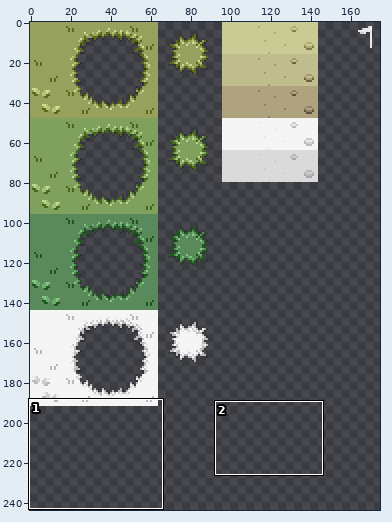
A sprite sheet gets an edit: assets/grass_tileset_16x16.png. Above, an overview of the earlier version with the close-up marked.
Close-up. Before:
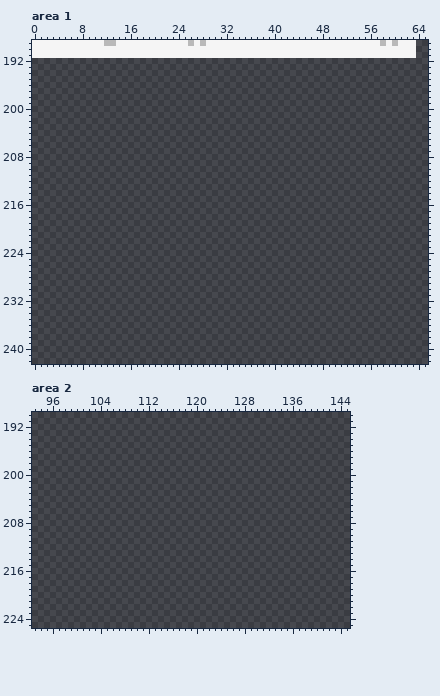
The file is 256x256 pixels. Colours within 5 levels of each other are drawn and written as one. Shown: area 1: x 0..65, y 189..242; area 2: x 93..145, y 190..225. The wide view leaves out empty margins. The commit also changed other parts of the picture, which this record leaves out.
After:
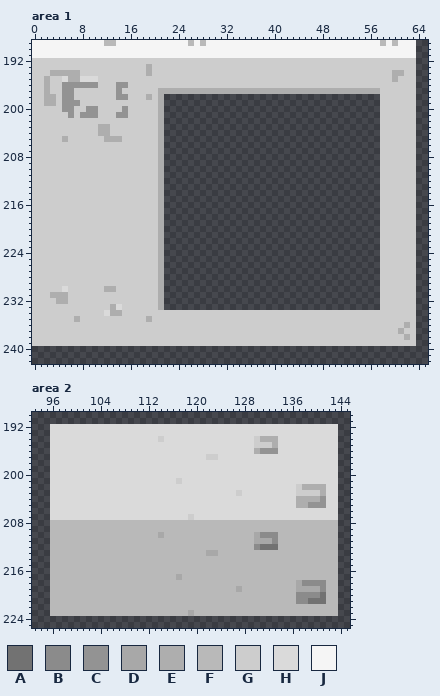
Palette (. is transparent): A #727272  B #8b8b8b  C #939393  D #a8a8a8  E #aeaeae  F #b9b9b9  G #cdcdcd  H #dadada  J #f5f5f5
Change:
Changed rows in their new state; - is an unchanged pixel.
Area 1:
first column x 0:
192 GGGGGGGGGGGGGGGGGGGGGGGGGGGGGGGGGGGGGGGGGGGGGGGGGGGGGGGGGGGGGGGG
193 GGGGGGGGGGGGGGGGGGGEGGGGGGGGGGGGGGGGGGGGGGGGGGGGGGGGGGGGGGGGGGGG
194 GGGEEEEEGGGGGGGGGGGEGGGGGGGGGGGGGGGGGGGGGGGGGGGGGGGGGGGGGGGGEEGG
195 GGEGGHEEHHHGGGGGGGGGGGGGGGGGGGGGGGGGGGGGGGGGGGGGGGGGGGGGGGGGEGGG
196 GGEGGCCCCCCGGGCCGGGGGGGGGGGGGGGGGGGGGGGGGGGGGGGGGGGGGGGGGGGGGGGG
197 GGEGGCCGGGGGGGCGGGGGGEEEEEEEEEEEEEEEEEEEEEEEEEEEEEEEEEEEEEGGGGGG
198 GGEEGCCGGGGGGGCCGGGEGE------------------------------------GGGGGG
199 GGEEGCCCGGGGGGGGGGGGGE------------------------------------GGGGGG
200 GGGGGCCGGCCGGGGCGGGGGE------------------------------------GGGGGG
201 GGGGGGCGCCCGGGCCGGGGGE------------------------------------GGGGGG
202 GGGGGGGGGGGGGGGGGGGGGE------------------------------------GGGGGG
203 GGGGGGGGGGGEEGGGGGGGGE------------------------------------GGGGGG
204 GGGGGGGGGGGEEGGGGGGGGE------------------------------------GGGGGG
205 GGGGGEGGGGGGEEEGGGGGGE------------------------------------GGGGGG
206 GGGGGGGGGGGGGGGGGGGGGE------------------------------------GGGGGG
207 GGGGGGGGGGGGGGGGGGGGGE------------------------------------GGGGGG
208 GGGGGGGGGGGGGGGGGGGGGE------------------------------------GGGGGG
209 GGGGGGGGGGGGGGGGGGGGGE------------------------------------GGGGGG
210 GGGGGGGGGGGGGGGGGGGGGE------------------------------------GGGGGG
211 GGGGGGGGGGGGGGGGGGGGGE------------------------------------GGGGGG
212 GGGGGGGGGGGGGGGGGGGGGE------------------------------------GGGGGG
213 GGGGGGGGGGGGGGGGGGGGGE------------------------------------GGGGGG
214 GGGGGGGGGGGGGGGGGGGGGE------------------------------------GGGGGG
215 GGGGGGGGGGGGGGGGGGGGGE------------------------------------GGGGGG
216 GGGGGGGGGGGGGGGGGGGGGE------------------------------------GGGGGG
217 GGGGGGGGGGGGGGGGGGGGGE------------------------------------GGGGGG
218 GGGGGGGGGGGGGGGGGGGGGE------------------------------------GGGGGG
219 GGGGGGGGGGGGGGGGGGGGGE------------------------------------GGGGGG
220 GGGGGGGGGGGGGGGGGGGGGE------------------------------------GGGGGG
221 GGGGGGGGGGGGGGGGGGGGGE------------------------------------GGGGGG
222 GGGGGGGGGGGGGGGGGGGGGE------------------------------------GGGGGG
223 GGGGGGGGGGGGGGGGGGGGGE------------------------------------GGGGGG
224 GGGGGGGGGGGGGGGGGGGGGE------------------------------------GGGGGG
225 GGGGGGGGGGGGGGGGGGGGGE------------------------------------GGGGGG
226 GGGGGGGGGGGGGGGGGGGGGE------------------------------------GGGGGG
227 GGGGGGGGGGGGGGGGGGGGGE------------------------------------GGGGGG
228 GGGGGGGGGGGGGGGGGGGGGE------------------------------------GGGGGG
229 GGGGGGGGGGGGGGGGGGGGGE------------------------------------GGGGGG
230 GGGGGHGGGGGGEEGGGGGGGE------------------------------------GGGGGG
231 GGGEEEGGGGGGGGGGGGGGGE------------------------------------GGGGGG
232 GGGGEEGGGGGGGGGGGGGGGE------------------------------------GGGGGG
233 GGGGGGGGGGGGGEHGGGGGGE------------------------------------GGGGGG
234 GGGGGGGGGGGGHEEGGGGGGGGGGGGGGGGGGGGGGGGGGGGGGGGGGGGGGGGGGGGGGGGG
235 GGGGGGGEGGGGGGGGGGGEGGGGGGGGGGGGGGGGGGGGGGGGGGGGGGGGGGGGGGGGGGGG
236 GGGGGGGGGGGGGGGGGGGGGGGGGGGGGGGGGGGGGGGGGGGGGGGGGGGGGGGGGGGGGGEG
237 GGGGGGGGGGGGGGGGGGGGGGGGGGGGGGGGGGGGGGGGGGGGGGGGGGGGGGGGGGGGGEGG
238 GGGGGGGGGGGGGGGGGGGGGGGGGGGGGGGGGGGGGGGGGGGGGGGGGGGGGGGGGGGGGGEG
239 GGGGGGGGGGGGGGGGGGGGGGGGGGGGGGGGGGGGGGGGGGGGGGGGGGGGGGGGGGGGGGGG
Area 2:
first column x 96:
192 HHHHHHHHHHHHHHHHHHHHHHHHHHHHHHHHHHHHHHHHHHHHHHHH
193 HHHHHHHHHHHHHHHHHHHHHHHHHHHHHHHHHHHHHHHHHHHHHHHH
194 HHHHHHHHHHHHHHHHHHGHHHHHHHHHHHHHHHGEEEHHHHHHHHHH
195 HHHHHHHHHHHHHHHHHHHHHHHHHHHHHHHHHHGGGEHHHHHHHHHH
196 HHHHHHHHHHHHHHHHHHHHHHHHHHHHHHHHHHECCCHHHHHHHHHH
197 HHHHHHHHHHHHHHHHHHHHHHHHHHGGHHHHHHHHHHHHHHHHHHHH
198 HHHHHHHHHHHHHHHHHHHHHHHHHHHHHHHHHHHHHHHHHHHHHHHH
199 HHHHHHHHHHHHHHHHHHHHHHHHHHHHHHHHHHHHHHHHHHHHHHHH
200 HHHHHHHHHHHHHHHHHHHHHHHHHHHHHHHHHHHHHHHHHHHHHHHH
201 HHHHHHHHHHHHHHHHHHHHHGHHHHHHHHHHHHHHHHHHHHHHHHHH
202 HHHHHHHHHHHHHHHHHHHHHHHHHHHHHHHHHHHHHHHHHGEEEEHH
203 HHHHHHHHHHHHHHHHHHHHHHHHHHHHHHHGHHHHHHHHHGGGGEHH
204 HHHHHHHHHHHHHHHHHHHHHHHHHHHHHHHHHHHHHHHHHEEEECHH
205 HHHHHHHHHHHHHHHHHHHHHHHHHHHHHHHHHHHHHHHHHEECCCHH
206 HHHHHHHHHHHHHHHHHHHHHHHHHHHHHHHHHHHHHHHHHHHHHHHH
207 HHHHHHHHHHHHHHHHHHHHHHHGHHHHHHHHHHHHHHHHHHHHHHHH
208 FFFFFFFFFFFFFFFFFFFFFFFFFFFFFFFFFFFFFFFFFFFFFFFF
209 FFFFFFFFFFFFFFFFFFFFFFFFFFFFFFFFFFFFFFFFFFFFFFFF
210 FFFFFFFFFFFFFFFFFFDFFFFFFFFFFFFFFFDBBBFFFFFFFFFF
211 FFFFFFFFFFFFFFFFFFFFFFFFFFFFFFFFFFDDDBFFFFFFFFFF
212 FFFFFFFFFFFFFFFFFFFFFFFFFFFFFFFFFFBAAAFFFFFFFFFF
213 FFFFFFFFFFFFFFFFFFFFFFFFFFDDFFFFFFFFFFFFFFFFFFFF
214 FFFFFFFFFFFFFFFFFFFFFFFFFFFFFFFFFFFFFFFFFFFFFFFF
215 FFFFFFFFFFFFFFFFFFFFFFFFFFFFFFFFFFFFFFFFFFFFFFFF
216 FFFFFFFFFFFFFFFFFFFFFFFFFFFFFFFFFFFFFFFFFFFFFFFF
217 FFFFFFFFFFFFFFFFFFFFFDFFFFFFFFFFFFFFFFFFFFFFFFFF
218 FFFFFFFFFFFFFFFFFFFFFFFFFFFFFFFFFFFFFFFFFDBBBBFF
219 FFFFFFFFFFFFFFFFFFFFFFFFFFFFFFFDFFFFFFFFFDDDDBFF
220 FFFFFFFFFFFFFFFFFFFFFFFFFFFFFFFFFFFFFFFFFBBBBAFF
221 FFFFFFFFFFFFFFFFFFFFFFFFFFFFFFFFFFFFFFFFFBBAAAFF
222 FFFFFFFFFFFFFFFFFFFFFFFFFFFFFFFFFFFFFFFFFFFFFFFF
223 FFFFFFFFFFFFFFFFFFFFFFFDFFFFFFFFFFFFFFFFFFFFFFFF
